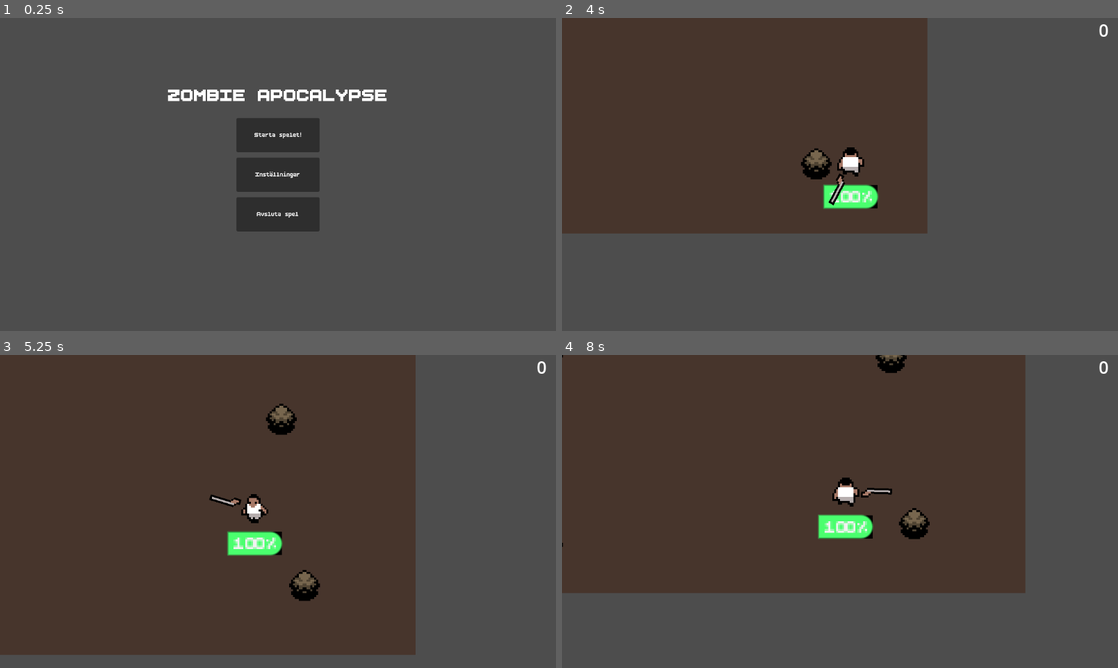
Above: before the commit, frames 1-4 (two rows, left to right).
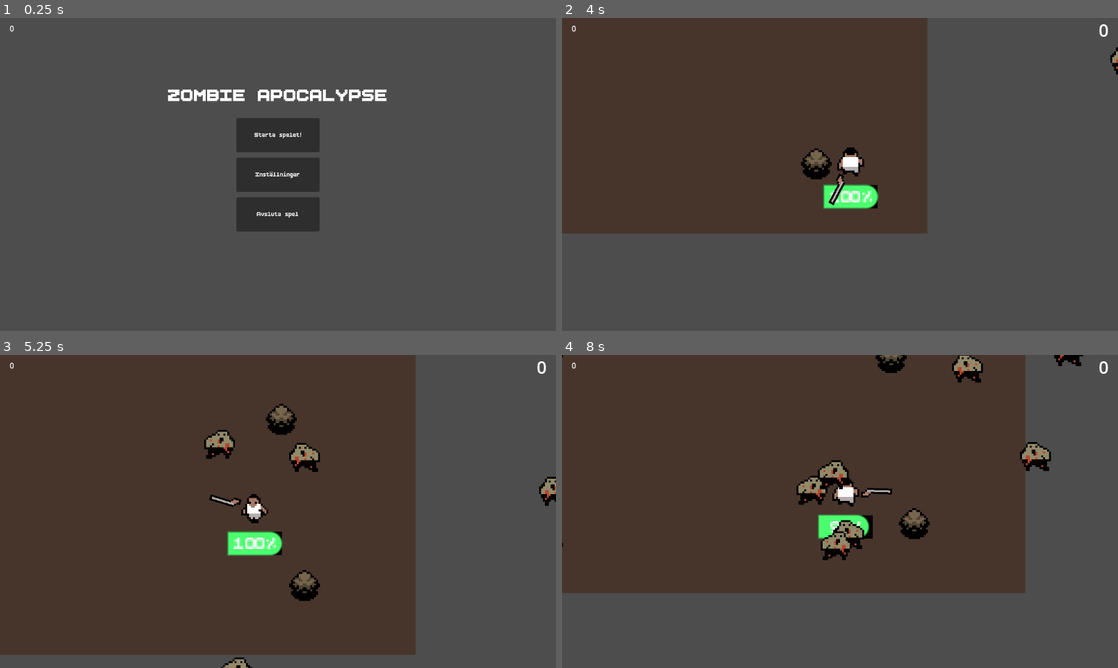
Above: after the commit, the same moments.

Repository: Liamthemannen/Project-2--Spel
Game: Godot game, scene res://Scen/main_menu.tscn
Two runs of this game, one before a commit and one after it. Both use one fixed random seed, a clock stepped at 60 frames per second and the inputs below.
Inputs (mouse positions are in pixels of both pictures, inside the frame that each line leads up to):
- Up to frame 1 (0.25 s): no input
- Up to frame 2 (4 s): click "Starta spelet!" at 0.5 s; tap Enter at 1.25 s; move the mouse to (962, 158) at 1.27 s; hold D (Go_right) 1.28-2.03 s; click (962, 158) at 1.35 s; move the mouse to (728, 190) at 2.02 s; hold S (Go_down) 2.03-2.78 s; click (728, 190) at 2.1 s; move the mouse to (895, 105) at 2.77 s; hold D (Go_right) 2.78-3.53 s; click (895, 105) at 2.85 s; move the mouse to (812, 237) at 3.52 s; hold W (Go_Up) from 3.53 s (still down); click (812, 237) at 3.6 s
- Up to frame 3 (5.25 s): move the mouse to (444, 558) at 4.27 s; release W (Go_Up) at 4.28 s; hold A (Go_left) from 4.28 s (still down); click (444, 558) at 4.35 s; move the mouse to (111, 464) at 5.02 s; click (111, 464) at 5.1 s
- Up to frame 4 (8 s): move the mouse to (867, 511) at 5.77 s; release A (Go_left) at 5.78 s; hold S (Go_down) 5.78-6.53 s; click (867, 511) at 5.85 s; move the mouse to (756, 433) at 6.52 s; hold D (Go_right) 6.53-7.28 s; click (756, 433) at 6.6 s; move the mouse to (962, 495) at 7.27 s; hold W (Go_Up) from 7.28 s (still down); click (962, 495) at 7.35 s

The runs differ from the first frame. In frame 1, less than 0.1% of the frame differs, in the area x 1-3%, y 2-5%; in frame 2, less than 0.1%; in frame 3, 1.1%; in frame 4, 2.4%, in the area x 1-94%, y 0-66%.
Error before the commit: Parse Error: Assignment is not allowed inside an expression. (res://Kod/scoremanager.gd:11)

Commit message:
funkar_V1

Diff:
--- a/Kod/fiende.gd
+++ b/Kod/fiende.gd
@@ -1,6 +1,5 @@
 extends CharacterBody2D
 var spel_karaktär : Node2D
-@onready var scoremanager: Node = $Scoremanager
 
 @onready var animation_enemy: AnimatedSprite2D = $AnimatedSprite2D
 @onready var label: Label = $SpelKaraktär/Label
@@ -29,4 +28,5 @@
 	health -= 3
 
 	if health <= 0:
+		Scoremanager.add_score()
 		queue_free()
--- a/Kod/main.gd
+++ b/Kod/main.gd
@@ -22,6 +22,3 @@
 
 		# Felhanering så man ser till att inputen är hanterad
 		get_tree().root.get_viewport().set_input_as_handled()
-#func add_score():
-	#killed_amount += 1
-	#label.text = str(killed_amount)
--- a/Kod/scoremanager.gd
+++ b/Kod/scoremanager.gd
@@ -6,7 +6,3 @@
 func add_score():
 	killed_amount += 1
 	label.text = str(killed_amount)
-
-func _process(delta: float) -> void:
-	if enemy_amount -= 1:
-		add_score()
--- /dev/null
+++ b/Scen/scoremanager.tscn
@@ -0,0 +1,15 @@
+[gd_scene load_steps=2 format=3 uid="uid://bscoremanager"]
+
+[ext_resource type="Script" path="res://Kod/scoremanager.gd" id="1_script"]
+
+[node name="Scoremanager" type="Node"]
+script = ExtResource("1_script")
+
+[node name="CanvasLayer" type="CanvasLayer" parent="."]
+
+[node name="Label" type="Label" parent="CanvasLayer"]
+offset_left = 20.0
+offset_top = 10.0
+offset_right = 120.0
+offset_bottom = 40.0
+text = "0"
--- a/project.godot
+++ b/project.godot
@@ -17,7 +17,7 @@
 
 [autoload]
 
-Scoremanager="*res://Kod/scoremanager.gd"
+Scoremanager="*res://Scen/scoremanager.tscn"
 
 [display]
 
